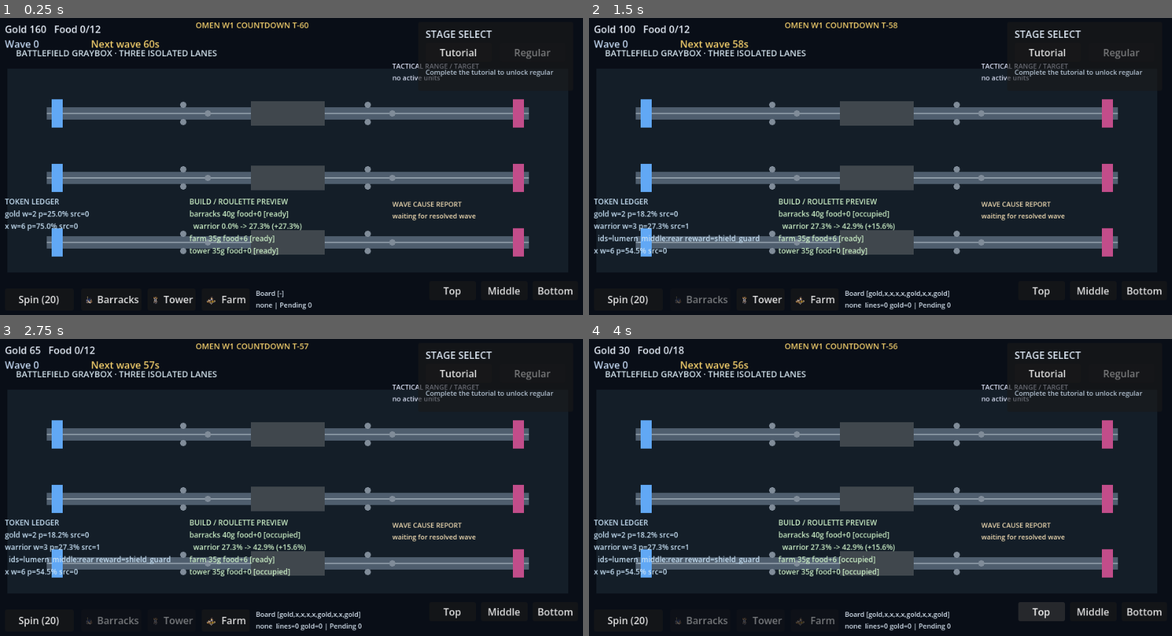
Above: before the commit, frames 1-4 (two rows, left to right).
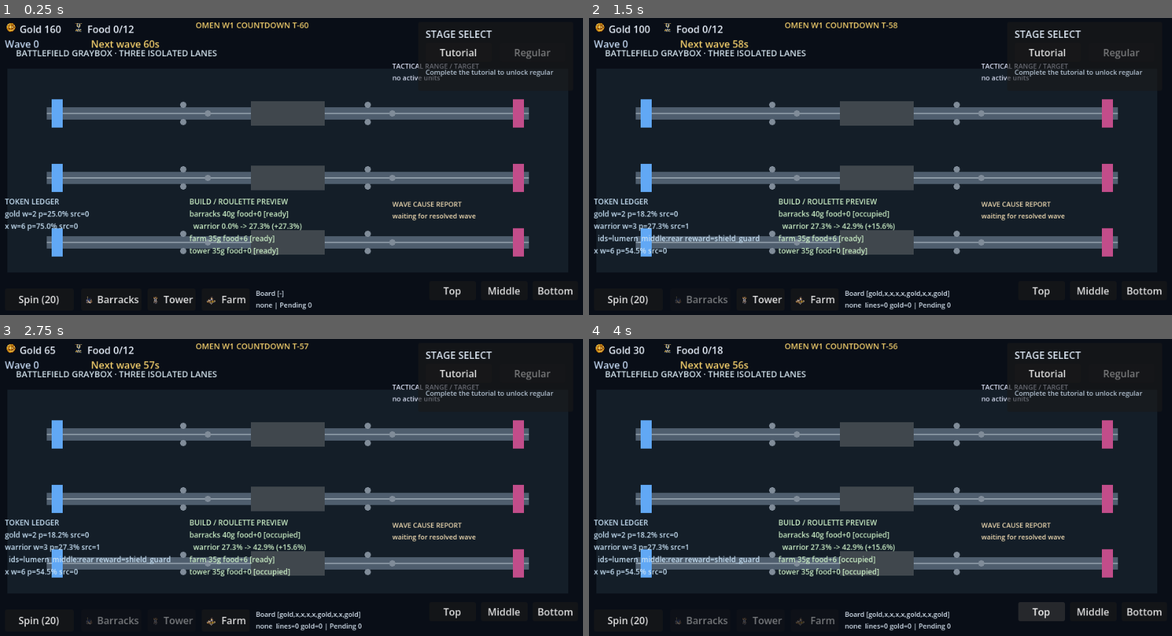
Above: after the commit, the same moments.

Repository: alsdmlals4-eng/omenward
Game: Godot game, scene res://scenes/main/main.tscn
Same seed, same stepped clock (60 frames per second), same inputs: the game is played once before the commit and once after it.
Inputs:
- Up to frame 1 (0.25 s): no input
- Up to frame 2 (1.5 s): click "Spin (20)" at 0.5 s; click "Barracks" at 1.25 s
- Up to frame 3 (2.75 s): click "Tower" at 2 s
- Up to frame 4 (4 s): click "Farm" at 2.75 s; click "Top" at 3.5 s

The runs differ from the first frame. In frame 1, 0.4% of the frame differs, in the area x 0-24%, y 1-6%; in frame 2, 0.4%; in frame 3, 0.4%; in frame 4, 0.4%.

Commit message:
feat: add HUD resource indicator icons

Diff:
--- /dev/null
+++ b/docs/images/approved/OMENWARD_P0_HUD_RESOURCE_INDICATOR_MANIFEST_2026-08-27.json
@@ -0,0 +1 @@
+{"record_id":"OMW-P0-HUD-RESOURCE-INDICATORS-V1","entries":[{"id":"gold","source":".asset-vault/library/ui/tokens/masters/OMENWARD_ASSET_TOKEN_GOLD_V1_CLEANUP_MASTER_V1.png","output":"assets/art/ui/gold_resource_indicator.png"},{"id":"troop_capacity","source":".asset-vault/library/ui/hud/masters/OMENWARD_ASSET_ICON_TROOP_CAPACITY_V1_CLEANUP_MASTER_V1.png","output":"assets/art/ui/troop_capacity_resource_indicator.png"}]}
--- /dev/null
+++ b/docs/images/approved/OMENWARD_P0_HUD_RESOURCE_INDICATOR_RUN_RECORD_2026-08-27.json
@@ -0,0 +1,47 @@
+{
+  "record_id": "OMW-P0-HUD-RESOURCE-INDICATORS-V1",
+  "entries": [
+    {
+      "id": "gold",
+      "source": ".asset-vault/library/ui/tokens/masters/OMENWARD_ASSET_TOKEN_GOLD_V1_CLEANUP_MASTER_V1.png",
+      "source_sha256": "aaf1bf90e216cda3d3671a58922a856d2093f2fce09a291e072699dacd42cfec",
+      "output": "assets/art/ui/gold_resource_indicator.png",
+      "output_sha256": "9f63b12e9ea6ae0b1010b460f22382b1513c98666d714c0cd21ae1980fc498bb",
+      "source_alpha_bounds": [
+        142,
+        117,
+        1113,
+        1130
+      ],
+      "canvas_size": [
+        64,
+        64
+      ],
+      "scaled_size": [
+        46,
+        48
+      ]
+    },
+    {
+      "id": "troop_capacity",
+      "source": ".asset-vault/library/ui/hud/masters/OMENWARD_ASSET_ICON_TROOP_CAPACITY_V1_CLEANUP_MASTER_V1.png",
+      "source_sha256": "b94eb341acaab62333db4cbcf02e02947046b8fe14b60c69bcd3ac5447c59f8b",
+      "output": "assets/art/ui/troop_capacity_resource_indicator.png",
+      "output_sha256": "c40fd996338251f7d407e5f23607a34e347c3a56c80100db90820e5696f19a1a",
+      "source_alpha_bounds": [
+        239,
+        105,
+        1016,
+        1120
+      ],
+      "canvas_size": [
+        64,
+        64
+      ],
+      "scaled_size": [
+        37,
+        48
+      ]
+    }
+  ]
+}
--- a/scenes/ui/stage_hud.tscn
+++ b/scenes/ui/stage_hud.tscn
@@ -1,9 +1,11 @@
-[gd_scene load_steps=5 format=3]
+[gd_scene load_steps=7 format=3]
 
 [ext_resource type="Script" path="res://scripts/ui/stage_hud.gd" id="1_view"]
 [ext_resource type="Texture2D" path="res://assets/art/buildings/general_barracks_t1_build_button.png" id="2_barracks"]
 [ext_resource type="Texture2D" path="res://assets/art/buildings/defense_tower_t1_build_button.png" id="3_tower"]
 [ext_resource type="Texture2D" path="res://assets/art/buildings/farm_t1_build_button.png" id="4_farm"]
+[ext_resource type="Texture2D" path="res://assets/art/ui/gold_resource_indicator.png" id="5_gold"]
+[ext_resource type="Texture2D" path="res://assets/art/ui/troop_capacity_resource_indicator.png" id="6_capacity"]
 
 [node name="StageHud" type="Control"]
 layout_mode = 3
@@ -15,11 +17,40 @@
 mouse_filter = 2
 script = ExtResource("1_view")
 
-[node name="ResourceLabel" type="Label" parent="."]
-layout_mode = 0
-offset_left = 20.0
+[node name="GoldIcon" type="TextureRect" parent="."]
+layout_mode = 0
+offset_left = 20.0
+offset_top = 15.0
+offset_right = 40.0
+offset_bottom = 35.0
+texture = ExtResource("5_gold")
+expand_mode = 1
+stretch_mode = 5
+
+[node name="GoldLabel" type="Label" parent="."]
+layout_mode = 0
+offset_left = 44.0
 offset_top = 16.0
-offset_right = 250.0
+offset_right = 120.0
+offset_bottom = 38.0
+theme_override_colors/font_color = Color(0.9, 0.93, 0.97, 1)
+theme_override_font_sizes/font_size = 16
+
+[node name="CapacityIcon" type="TextureRect" parent="."]
+layout_mode = 0
+offset_left = 130.0
+offset_top = 15.0
+offset_right = 150.0
+offset_bottom = 35.0
+texture = ExtResource("6_capacity")
+expand_mode = 1
+stretch_mode = 5
+
+[node name="FoodLabel" type="Label" parent="."]
+layout_mode = 0
+offset_left = 154.0
+offset_top = 16.0
+offset_right = 290.0
 offset_bottom = 38.0
 theme_override_colors/font_color = Color(0.9, 0.93, 0.97, 1)
 theme_override_font_sizes/font_size = 16
--- a/scripts/ui/stage_hud.gd
+++ b/scripts/ui/stage_hud.gd
@@ -1,7 +1,8 @@
 class_name StageHud
 extends Control
 
-@onready var _resource_label: Label = $ResourceLabel
+@onready var _gold_label: Label = $GoldLabel
+@onready var _food_label: Label = $FoodLabel
 @onready var _wave_label: Label = $WaveLabel
 @onready var _omen_label: Label = $OmenLabel
 @onready var _omen_detail_label: Label = $OmenDetailLabel
@@ -70,7 +71,8 @@
 func _update_display() -> void:
 	if run == null or run.economy == null:
 		return
-	_resource_label.text = "Gold %d   Food %d/%d" % [run.economy.gold, run.economy.food_used, run.economy.food_cap]
+	_gold_label.text = "Gold %d" % run.economy.gold
+	_food_label.text = "Food %d/%d" % [run.economy.food_used, run.economy.food_cap]
 	_wave_label.text = "Wave %d" % run.current_wave
 	var omen: float = float(run.wave_director.seconds_until_next_wave()) if run.wave_director != null else 0.0
 	_omen_label.text = "Next wave %.0fs" % omen
--- /dev/null
+++ b/tests/headless/p0_hud_resource_indicator_icon_test.gd
@@ -0,0 +1,47 @@
+# P0 HUD 자원 지표가 승인 아이콘과 숫자 라벨을 함께 제공하는지 검증한다.
+extends SceneTree
+
+const STAGE_HUD_SCENE_PATH := "res://scenes/ui/stage_hud.tscn"
+const EXPECTED_ICON_PATHS := {
+	&"GoldIcon": "res://assets/art/ui/gold_resource_indicator.png",
+	&"CapacityIcon": "res://assets/art/ui/troop_capacity_resource_indicator.png",
+}
+const EXPECTED_LABELS := [&"GoldLabel", &"FoodLabel"]
+
+
+func _init() -> void:
+	call_deferred("_run")
+
+
+func _run() -> void:
+	var failures := PackedStringArray()
+	var packed := load(STAGE_HUD_SCENE_PATH) as PackedScene
+	_expect(packed != null, "Stage HUD scene loads", failures)
+	if packed != null:
+		var stage_hud := packed.instantiate()
+		root.add_child(stage_hud)
+		await process_frame
+		for icon_name in EXPECTED_ICON_PATHS:
+			var icon := stage_hud.get_node_or_null(NodePath(icon_name)) as TextureRect
+			var expected_path: String = EXPECTED_ICON_PATHS[icon_name]
+			_expect(FileAccess.file_exists(expected_path), "%s runtime texture is available" % icon_name, failures)
+			_expect(icon != null and icon.texture != null, "%s loads an approved runtime texture" % icon_name, failures)
+			_expect(icon != null and icon.texture != null and icon.texture.resource_path == expected_path, "%s uses the mapped local texture" % icon_name, failures)
+		for label_name in EXPECTED_LABELS:
+			_expect(stage_hud.get_node_or_null(NodePath(label_name)) is Label, "%s preserves a numeric resource label" % label_name, failures)
+		stage_hud.queue_free()
+	_finish(failures)
+
+
+func _expect(condition: bool, message: String, failures: PackedStringArray) -> void:
+	if not condition:
+		failures.append(message)
+
+
+func _finish(failures: PackedStringArray) -> void:
+	if failures.is_empty():
+		print("P0 HUD resource indicator icon contracts passed")
+		quit(0)
+	else:
+		printerr("P0 HUD resource indicator icon contract failures:\n%s" % "\n".join(failures))
+		quit(1)
Binary file added: assets/art/ui/gold_resource_indicator.png
Binary file added: assets/art/ui/troop_capacity_resource_indicator.png
Not shown, added: tests/headless/p0_hud_resource_indicator_icon_test.gd.uid
Not shown, added: tools/export_hud_resource_indicator_icons.py
